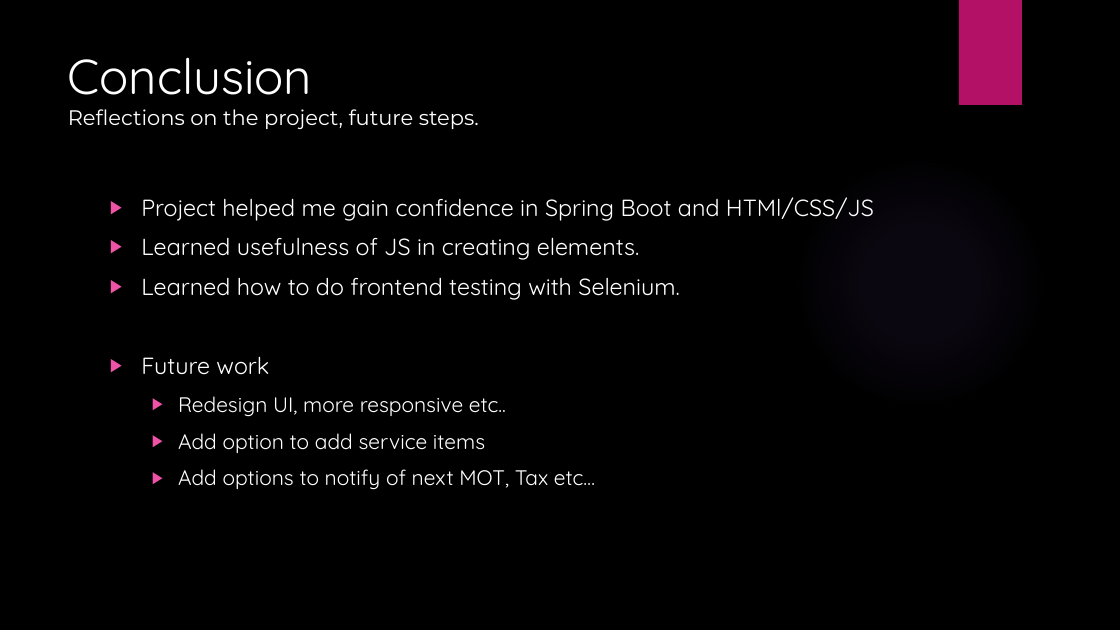
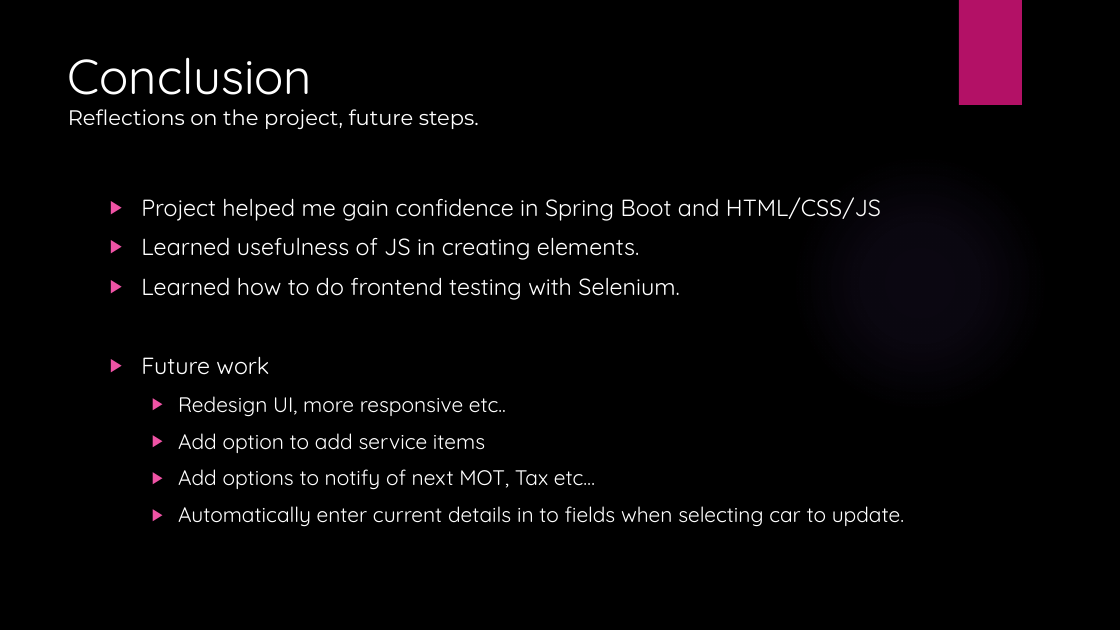
Before and after one commit to ashkl/HWA-CarModTracker, a slide deck: slide 10 of Documentation/HWA Project.pptx (slide 9 before the commit). Drawn at 1120x630 pixels with LibreOffice and Linux fonts; fonts in the diff are those of the drawing; background and template pictures are left out. Boxes give left, top, right and bottom in pixels: in the first picture for what was removed or moved away, otherwise in the second. Text is boxed around its words. In the diff, an @@ line names an element or a change of style, - is before the commit and + after.

```diff
--- a/Documentation/HWA Project.pptx
+++ b/Documentation/HWA Project.pptx
@@ text at (141,197,881,221): text changed @@
-▶ Project helped me gain confidence in Spring Boot and HTMl/CSS/JS
+▶ Project helped me gain confidence in Spring Boot and HTML/CSS/JS
@@ text at (178,506,904,527): paragraph added @@
+  ▶ Automatically enter current details in to fields when selecting car to update.
```
Also in this commit, not shown: 3 other slides changed, 1 slide added, 15 other files.
